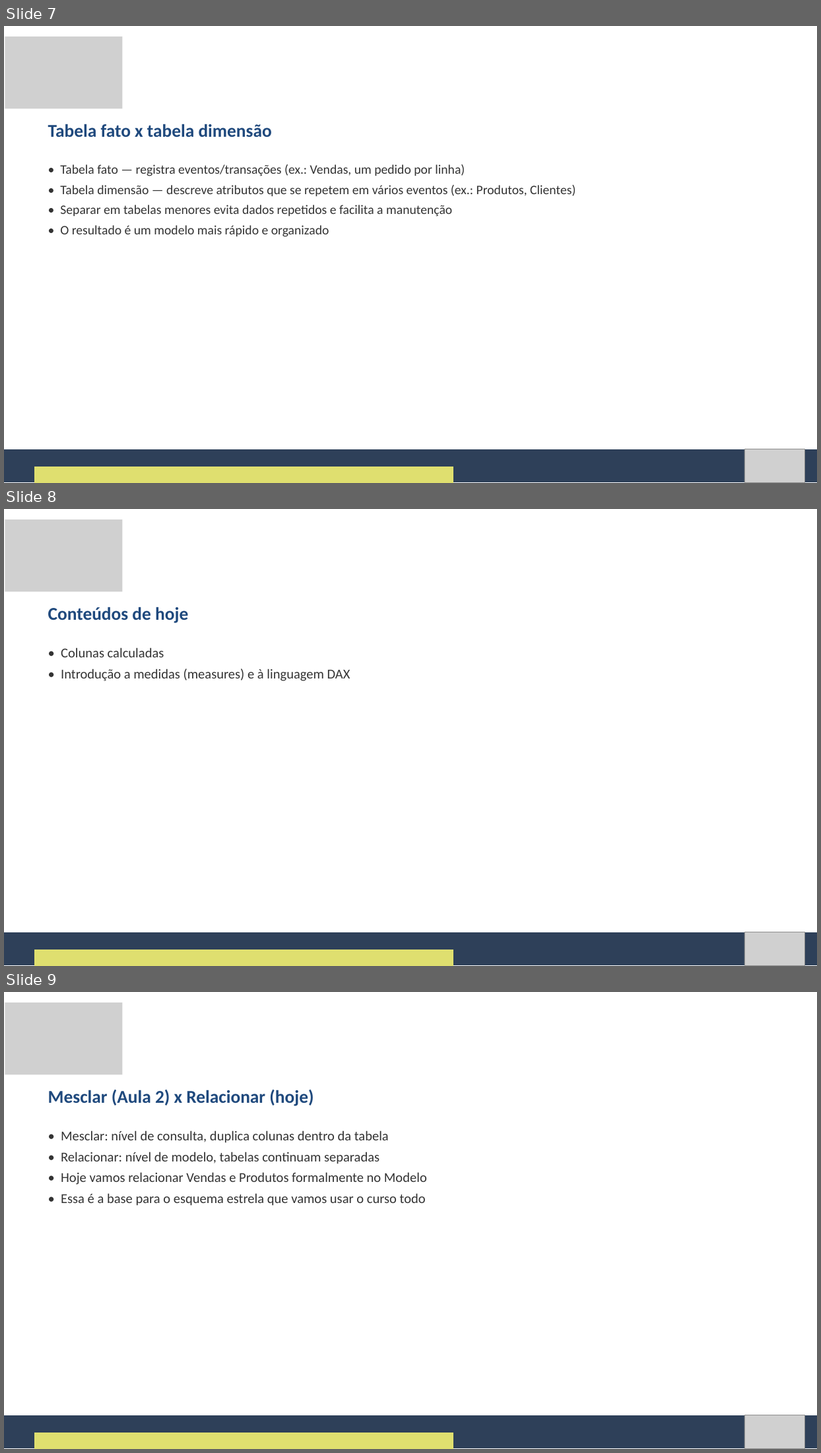
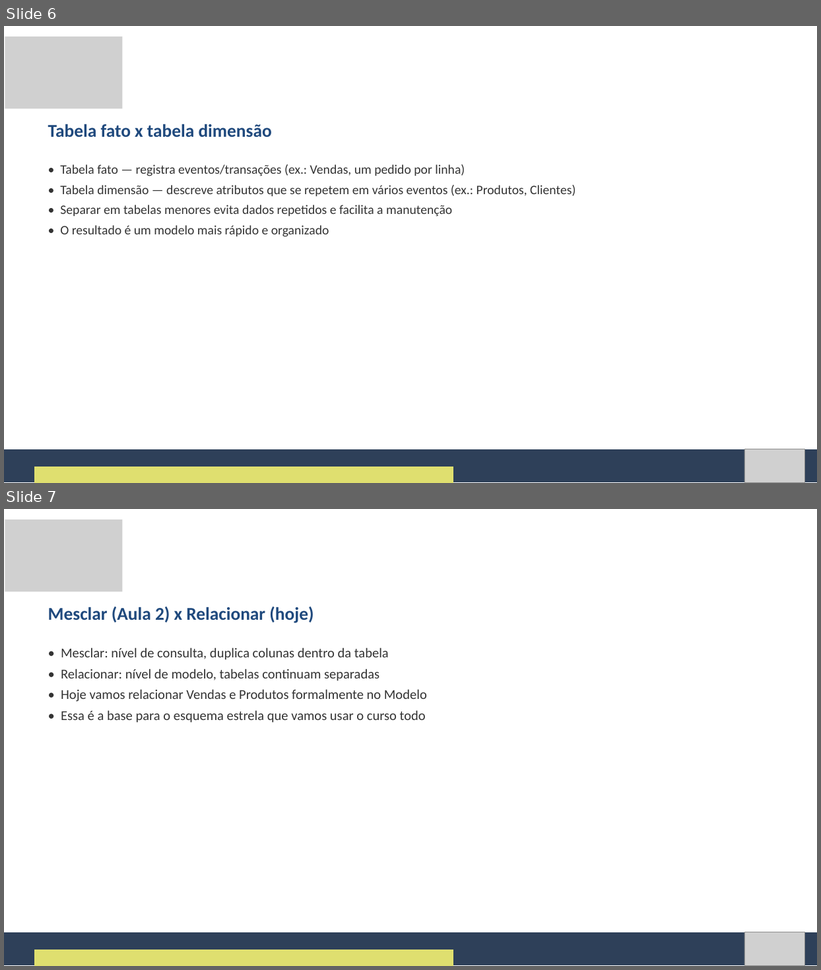
Before and after one commit to Natan20/Curso-PowerBI-Desktop-Material, a slide deck: Aula 03 - 04-09-2026/Aula 3 - Slides.pptx. Shown one above the other, each under a label of ours: slides 7, 8 and 9 before the commit, slides 6 and 7 after it. The pictures are 821x1453 and 821x970 pixels, drawn with LibreOffice and Linux fonts; fonts in the diff are those of the drawing; grey boxes stand for pictures. Boxes give left, top, right and bottom in pixels: in the first picture for what was removed or moved away, otherwise in the second. Text is boxed around its words. In the diff, an @@ line names an element or a change of style, - is before the commit and + after.

```diff
--- a/Aula 03 - 04-09-2026/Aula 3 - Slides.pptx
+++ b/Aula 03 - 04-09-2026/Aula 3 - Slides.pptx
@@ slide 8 removed at bbox=[4, 509, 817, 966], background #FFFFFF @@
@@ picture removed at bbox=[5, 520, 122, 592] @@
@@ text removed at bbox=[48, 607, 188, 623] @@
-Conteúdos de hoje
@@ text removed at bbox=[61, 648, 350, 681] @@
-• Colunas calculadas
-• Introdução a medidas (measures) e à linguagem DAX
@@ freeform shape removed at bbox=[4, 933, 817, 966] @@
@@ picture removed at bbox=[745, 932, 805, 966] @@
@@ freeform shape removed at bbox=[34, 950, 453, 966] @@
@@ what was slide 7 is now slide 6 @@
@@ what was slide 9 is now slide 7 @@
```
Also in this commit, not shown: 1 slide changed, 1 other slide removed.
